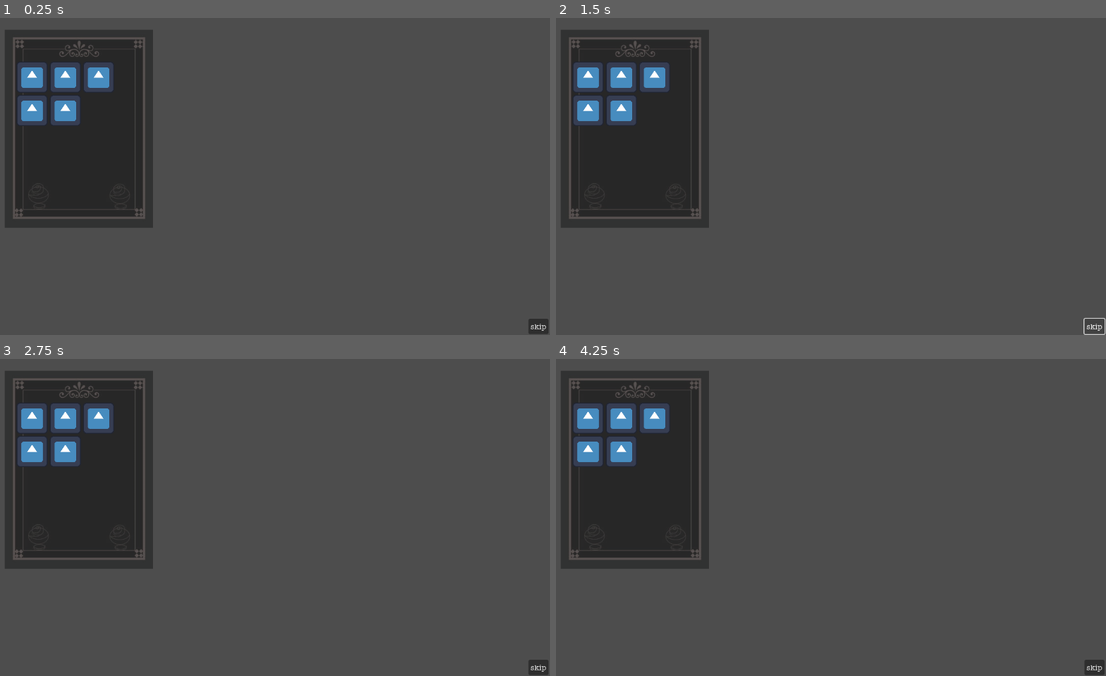
Above: before the commit, frames 1-4 (two rows, left to right).
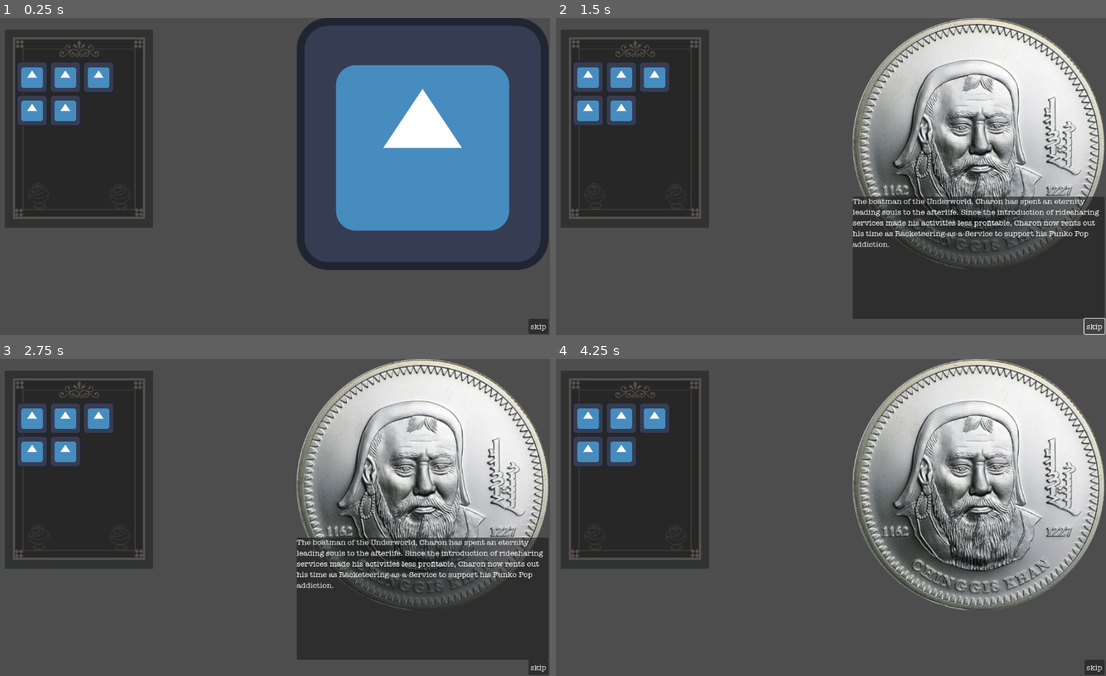
Above: after the commit, the same moments.

Repository: crtherin/sixinsync
Game: Godot game, scene res://leo/test.tscn
Same seed, same stepped clock (60 frames per second), same inputs: the game is played once before the commit and once after it. This scene is started directly instead of the project's main scene. The engine's default icon, where the game draws it, is replaced by a stand-in: a white triangle on a blue panel in a dark square.
Inputs (mouse positions are in pixels of both pictures, inside the frame that each line leads up to):
- Up to frame 1 (0.25 s): no input
- Up to frame 2 (1.5 s): click "skip" at 0.5 s; click "skip" at 1.25 s
- Up to frame 3 (2.75 s): click (423, 485) at 2 s
- Up to frame 4 (4.25 s): click (589, 419) at 2.77 s; click (622, 419) at 3.52 s

The runs differ from the first frame. In frame 1, 21% of the frame differs, in the area x 53-100%, y 0-80%; in frame 2, 33%; in frame 3, 33%, in the area x 53-100%, y 0-95%; in frame 4, 24%.
Error before the commit: Parse Error: Preload file "res://Assets/Godot_icon.svg" does not exist. (res://leo/portrait2.gd:6)
Error after the commit: Invalid access to property or key '1' on a base object of type 'Dictionary'. (res://main/global.gd:116)

Commit message:
Moved the `default_bus_layout.tres` into the `Assets` dir and fixed a resource path in `portrait2.gd`

Diff:
--- a/leo/portrait2.gd
+++ b/leo/portrait2.gd
@@ -3,7 +3,7 @@
 @onready var chat_bubble = $"../ChatBubble"
 @onready var customer = $".."
 
-var defaultIcon = preload("res://Assets/Godot_icon.svg")
+var defaultIcon = preload("res://Assets/Placeholders/Godot_icon.svg")
 
 func _ready():
 	texture_normal = defaultIcon
Renamed: default_bus_layout.tres -> Assets/VFX/default_bus_layout.tres
